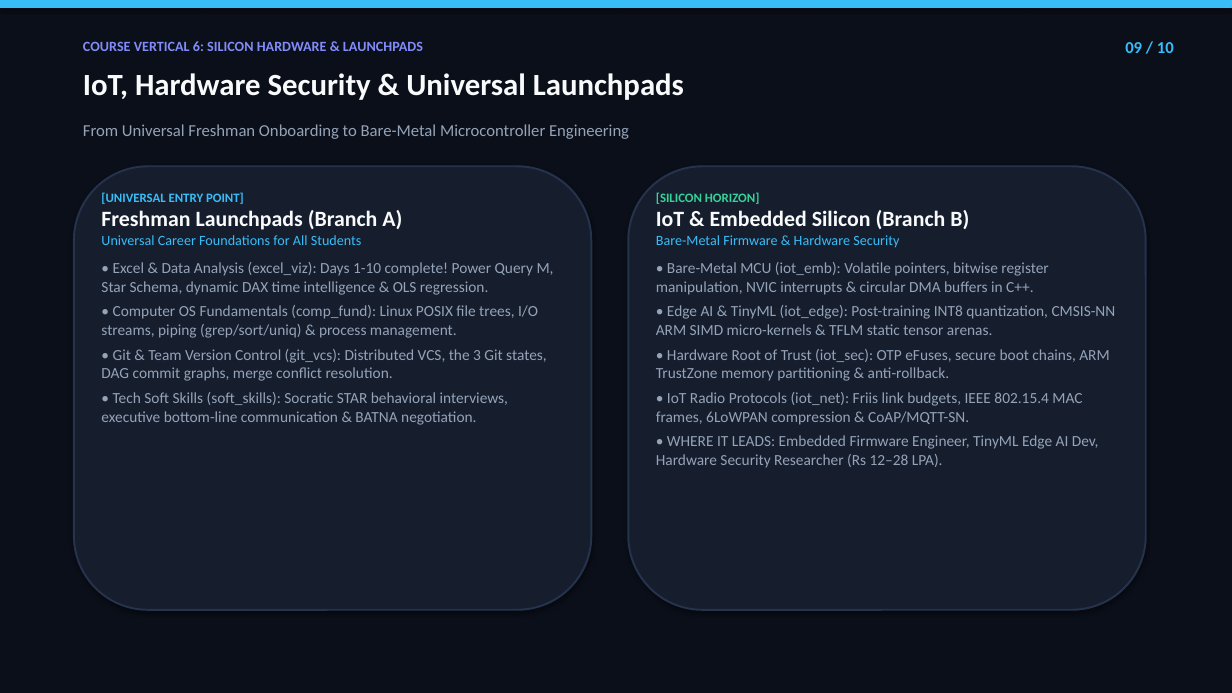
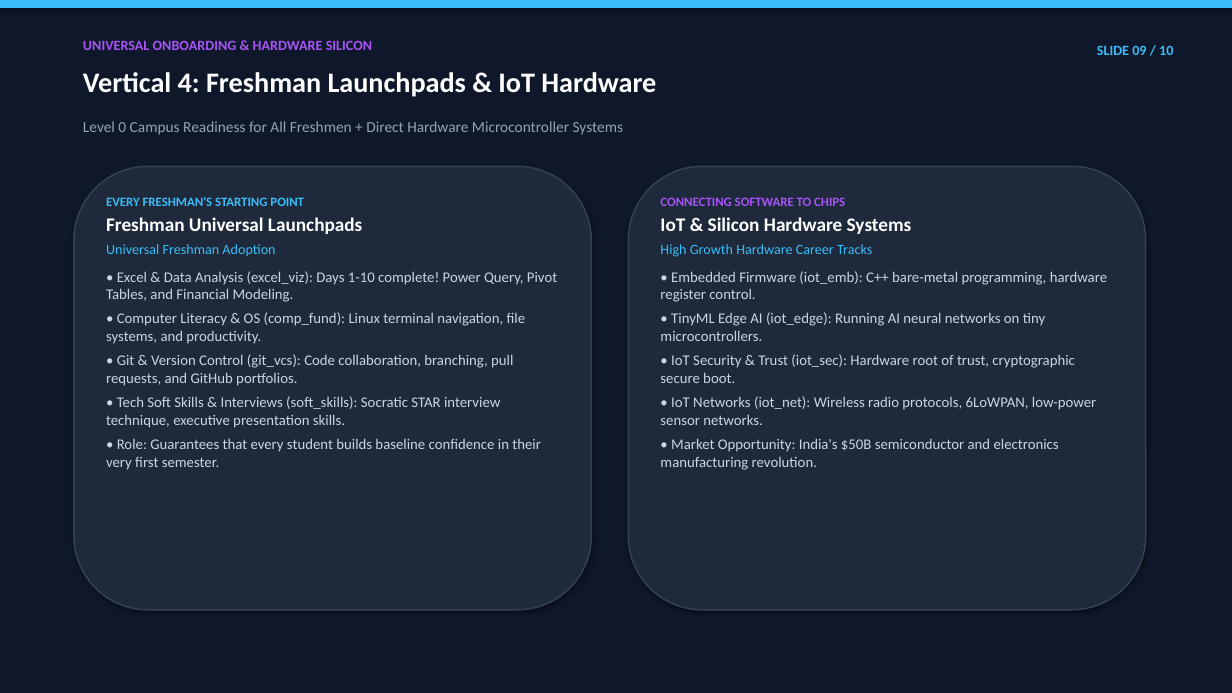
Before and after one commit to Vinay-N-Kashyap/Present-Career-os, a slide deck: slide 9 of docs/PINIT_CURRICULUM_AND_PRODUCT_10_SLIDE_PITCH_DECK.pptx. Drawn at 1232x693 pixels with LibreOffice and Linux fonts; fonts in the diff are those of the drawing. Boxes give left, top, right and bottom in pixels: in the first picture for what was removed or moved away, otherwise in the second. Text is boxed around its words. In the diff, an @@ line names an element or a change of style, - is before the commit and + after.

Commit message:
feat(presentation): overhaul 10-slide deck for shareholders & non-tech audience (TASK-688)

```diff
--- a/docs/PINIT_CURRICULUM_AND_PRODUCT_10_SLIDE_PITCH_DECK.pptx
+++ b/docs/PINIT_CURRICULUM_AND_PRODUCT_10_SLIDE_PITCH_DECK.pptx
@@ rectangle at box(0, 0, 1232, 693): fill #0B0F19 to #0F172A; outline #0B0F19 0.75 pt to #0F172A 0.75 pt @@
@@ text at box(83, 40, 372, 50): text changed; text colour #818CF8 to #A855F7 @@
-COURSE VERTICAL 6: SILICON HARDWARE & LAUNCHPADS
+UNIVERSAL ONBOARDING & HARDWARE SILICON
@@ text at box(1097, 45, 1173, 55): text changed; size 13 to 11 pt @@
-09 / 10
+SLIDE 09 / 10
@@ text at box(83, 72, 656, 97): text changed; size 24 to 22 pt; text colour #F8FAFC to #FFFFFF @@
-IoT, Hardware Security & Universal Launchpads
+Vertical 4: Freshman Launchpads & IoT Hardware
@@ text at box(83, 121, 623, 135): text changed; size 13 to 12 pt @@
-From Universal Freshman Onboarding to Bare-Metal Microcontroller Engineering
+Level 0 Campus Readiness for All Freshmen + Direct Hardware Microcontroller Systems
@@ rounded rectangle at box(74, 166, 592, 610): fill #161E2E to #1E293B; outline #25334D 1.5 pt to #334155 1.2 pt @@
@@ rounded rectangle at box(628, 166, 1146, 610): fill #161E2E to #1E293B; outline #25334D 1.5 pt to #334155 1.2 pt @@
@@ text at box(106, 197, 557, 470): text changed; size 12 to 11.5 pt; text colour #94A3B8 to #CBD5E1 @@
-[UNIVERSAL ENTRY POINT]
-Freshman Launchpads (Branch A)
-Universal Career Foundations for All Students
-• Excel & Data Analysis (excel_viz): Days 1-10 complete! Power Query M, Star Schema, dynamic DAX time intelligence & OLS regression.
-• Computer OS Fundamentals (comp_fund): Linux POSIX file trees, I/O streams, piping (grep/sort/uniq) & process management.
-• Git & Team Version Control (git_vcs): Distributed VCS, the 3 Git states, DAG commit graphs, merge conflict resolution.
-• Tech Soft Skills (soft_skills): Socratic STAR behavioral interviews, executive bottom-line communication & BATNA negotiation.
+EVERY FRESHMAN'S STARTING POINT
+Freshman Universal Launchpads
+Universal Freshman Adoption
+• Excel & Data Analysis (excel_viz): Days 1-10 complete! Power Query, Pivot Tables, and Financial Modeling.
+• Computer Literacy & OS (comp_fund): Linux terminal navigation, file systems, and productivity.
+• Git & Version Control (git_vcs): Code collaboration, branching, pull requests, and GitHub portfolios.
+• Tech Soft Skills & Interviews (soft_skills): Socratic STAR interview technique, executive presentation skills.
+• Role: Guarantees that every student builds baseline confidence in their very first semester.
@@ text at box(660, 197, 1107, 470): text changed; size 12 to 11.5 pt; text colour #94A3B8 to #CBD5E1 @@
-[SILICON HORIZON]
-IoT & Embedded Silicon (Branch B)
-Bare-Metal Firmware & Hardware Security
-• Bare-Metal MCU (iot_emb): Volatile pointers, bitwise register manipulation, NVIC interrupts & circular DMA buffers in C++.
-• Edge AI & TinyML (iot_edge): Post-training INT8 quantization, CMSIS-NN ARM SIMD micro-kernels & TFLM static tensor arenas.
-• Hardware Root of Trust (iot_sec): OTP eFuses, secure boot chains, ARM TrustZone memory partitioning & anti-rollback.
-• IoT Radio Protocols (iot_net): Friis link budgets, IEEE 802.15.4 MAC frames, 6LoWPAN compression & CoAP/MQTT-SN.
-• WHERE IT LEADS: Embedded Firmware Engineer, TinyML Edge AI Dev, Hardware Security Researcher (Rs 12–28 LPA).
+CONNECTING SOFTWARE TO CHIPS
+IoT & Silicon Hardware Systems
+High Growth Hardware Career Tracks
+• Embedded Firmware (iot_emb): C++ bare-metal programming, hardware register control.
+• TinyML Edge AI (iot_edge): Running AI neural networks on tiny microcontrollers.
+• IoT Security & Trust (iot_sec): Hardware root of trust, cryptographic secure boot.
+• IoT Networks (iot_net): Wireless radio protocols, 6LoWPAN, low-power sensor networks.
+• Market Opportunity: India's $50B semiconductor and electronics manufacturing revolution.
```
Also in this commit, not shown: 2 other slides changed, 7 slides added, 7 slides removed, 2 other files.
